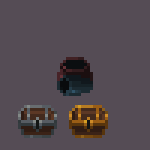
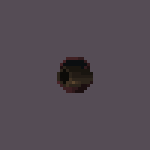
The second w=150, h=150 image is a revision of the first. Changes to its layers:
painted on "PotteryA.png" over [57, 66, 93, 96]
removed group "Trunks" (2 layers) over [18, 105, 108, 138]
removed layer "GoldenTrunk.png" from group "Trunks" over [69, 105, 108, 138]
removed layer "Trunk.png" from group "Trunks" over [18, 105, 57, 138]
